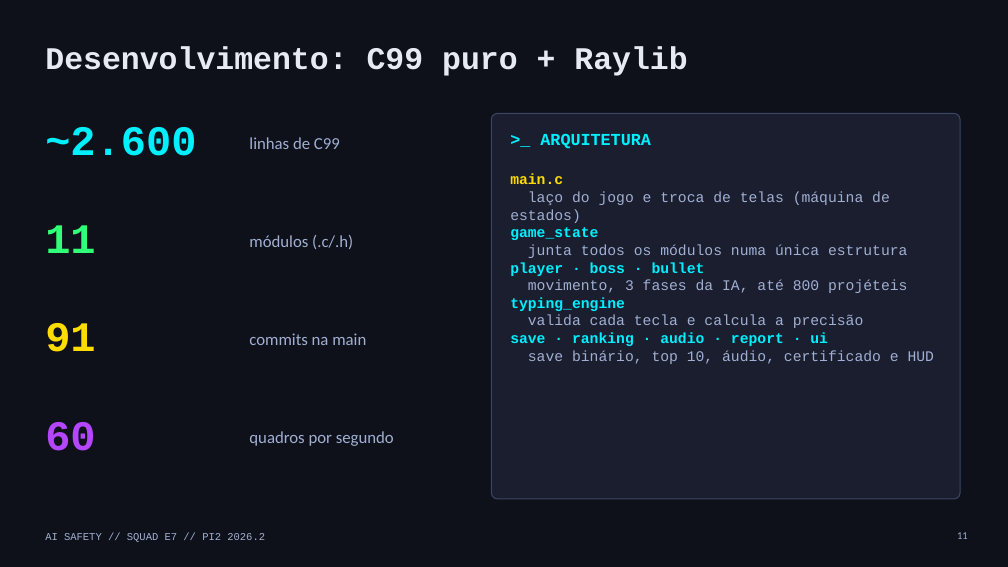
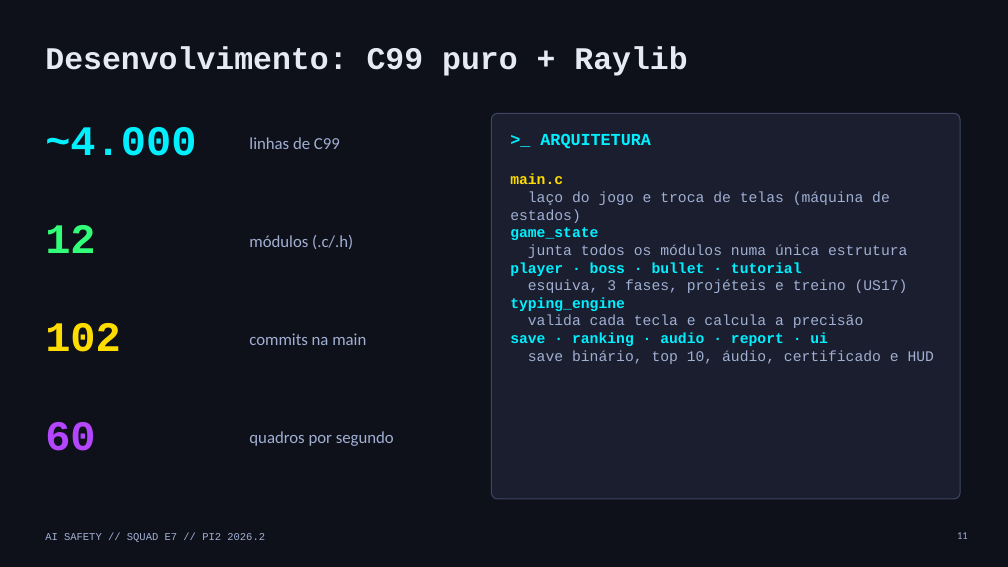
Before and after one commit to vdornelass/pi2-squad-e7, a slide deck: slide 11 of docs/apresentacao_final/apresentacao_final_squad_e7.pptx. Drawn at 1008x567 pixels with LibreOffice and Linux fonts; fonts in the diff are those of the drawing. Boxes give left, top, right and bottom in pixels: in the first picture for what was removed or moved away, otherwise in the second. Text is boxed around its words. In the diff, an @@ line names an element or a change of style, - is before the commit and + after.

```diff
--- a/docs/apresentacao_final/apresentacao_final_squad_e7.pptx
+++ b/docs/apresentacao_final/apresentacao_final_squad_e7.pptx
@@ text at bbox=[45, 127, 196, 156]: text changed @@
-~2.600
+~4.000
@@ text at bbox=[45, 225, 95, 253]: text changed @@
-11
+12
@@ text at bbox=[510, 262, 908, 293]: text changed @@
-player · boss · bullet
-movimento, 3 fases da IA, até 800 projéteis
+player · boss · bullet · tutorial
+esquiva, 3 fases, projéteis e treino (US17)
@@ text at bbox=[45, 323, 121, 352]: text changed @@
-91
+102
```
Also in this commit, not shown: 1 other slide changed, 5 other files.
